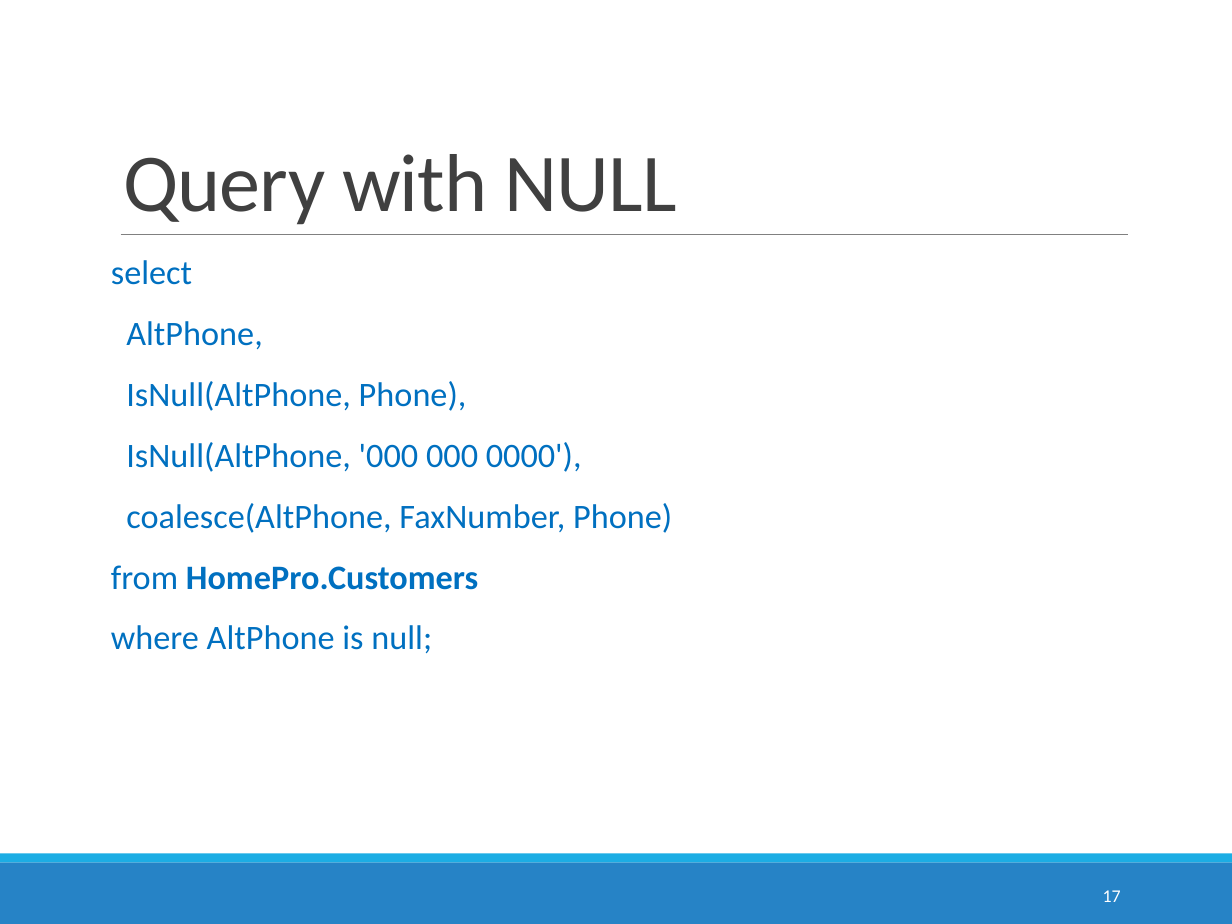
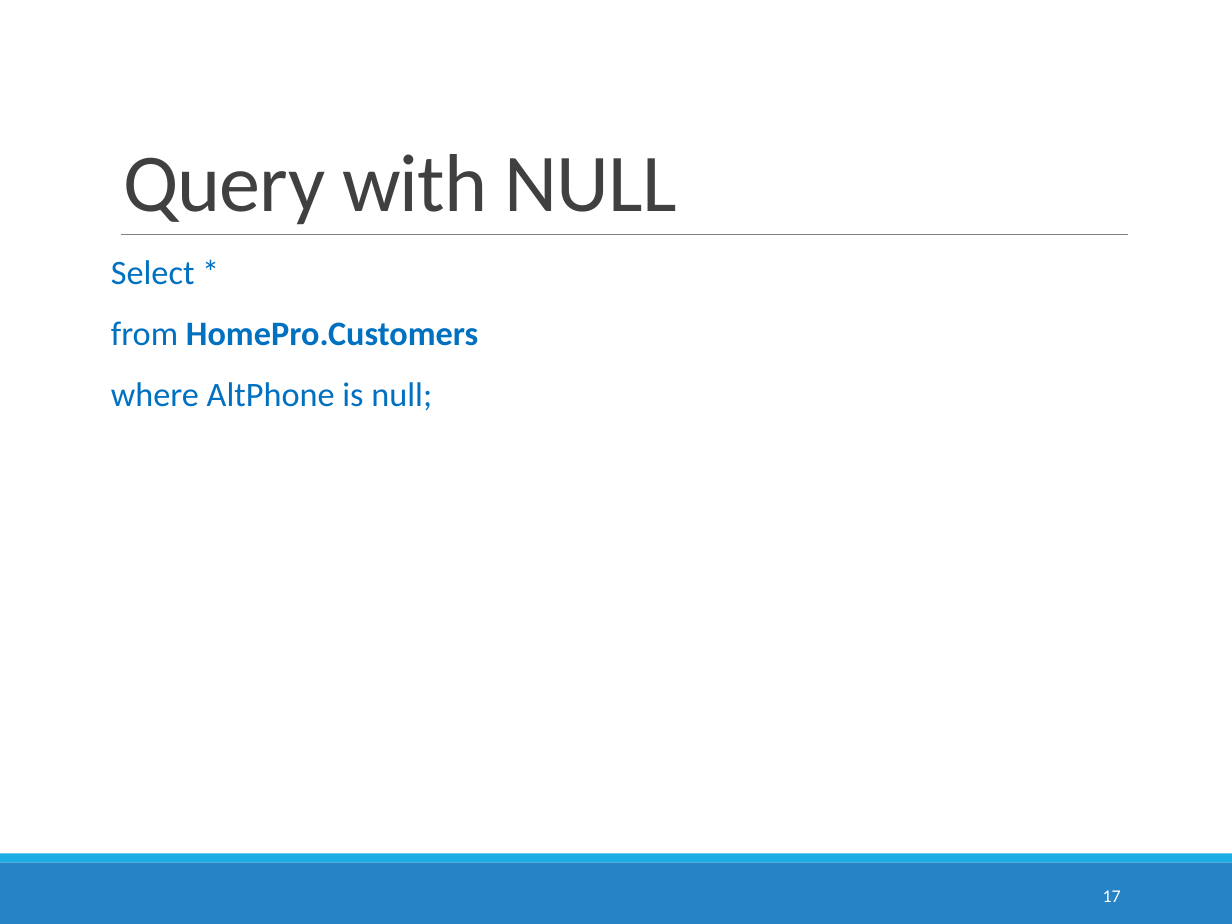
Before and after one commit to Andriisu/DatabaseLessons, a slide deck: slide 17 of Lesson1/Database_5.pptx. Drawn at 1232x924 pixels with LibreOffice and Linux fonts; fonts in the diff are those of the drawing. Boxes give left, top, right and bottom in pixels: in the first picture for what was removed or moved away, otherwise in the second. Text is boxed around its words. In the diff, an @@ line names an element or a change of style, - is before the commit and + after.

```diff
--- a/Lesson1/Database_5.pptx
+++ b/Lesson1/Database_5.pptx
@@ text at (111, 260, 195, 285): text changed @@
-select
-AltPhone,
-IsNull(AltPhone, Phone),
-IsNull(AltPhone, '000 000 0000'),
-coalesce(AltPhone, FaxNumber, Phone)
+Select *
```
Also in this commit, not shown: 2 other slides changed, 4 slides removed, 2 other files.
